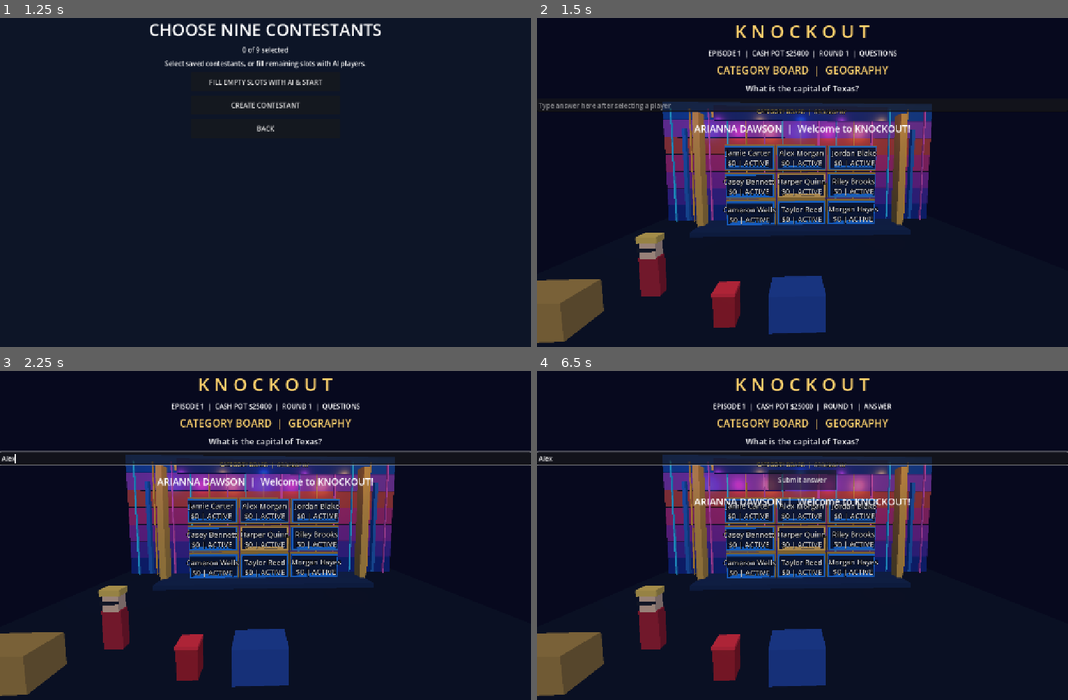
Above: before the commit, frames 1-4 (two rows, left to right).
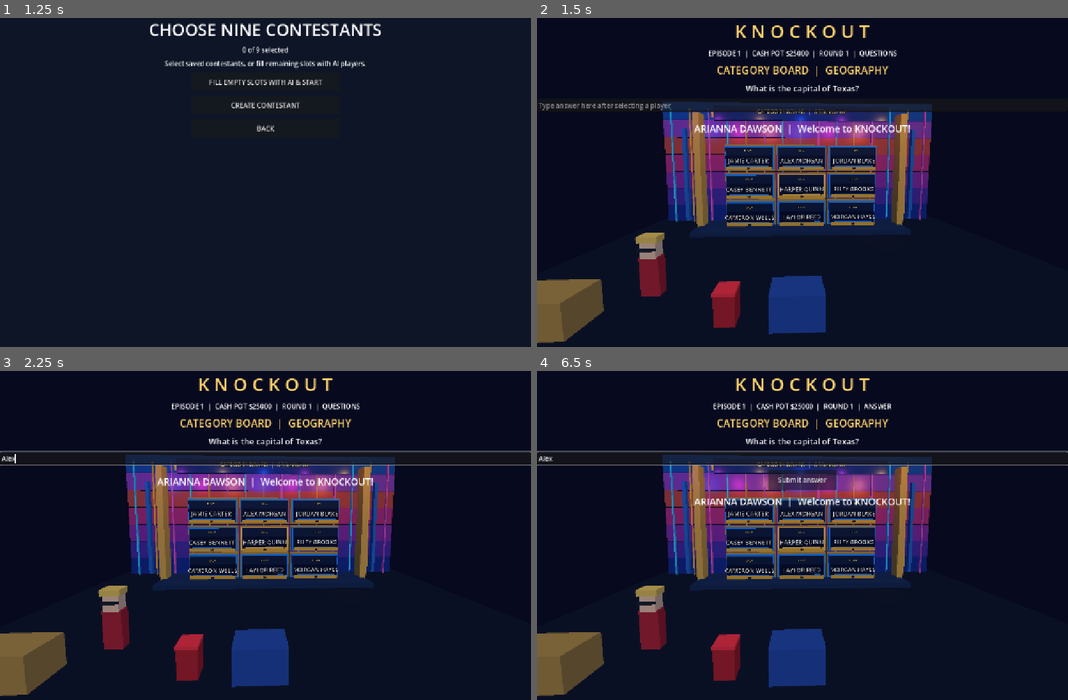
Above: after the commit, the same moments.

Repository: Becksploder2/Knockout
Game: Godot game, scene res://scenes/launcher.tscn
Same seed, same stepped clock (60 frames per second), same inputs: the game is played once before the commit and once after it.
Inputs (mouse positions are in pixels of both pictures, inside the frame that each line leads up to):
- Up to frame 1 (1.25 s): click "PLAY KNOCKOUT" at 0.5 s
- Up to frame 2 (1.5 s): click "FILL EMPTY SLOTS WITH AI & ST…" at 1.25 s
- Up to frame 3 (2.25 s): click (265, 459) at 2.02 s; type "Alex" at 2.1 s
- Up to frame 4 (6.5 s): tap Enter at 2.75, 4.25, 5.75 s; tap Space at 3.5, 5 s

Frame 1 is identical in both runs. In frame 2, 2.7% of the frame differs, in the area x 35-65%, y 40-64%; in frame 3, 2.7%; in frame 4, 2.6%.

Commit message:
Replace tiny 3D square text with Chase-inspired illuminated contestant nameplates and separate cash/status strips

Diff:
--- a/Main.gd
+++ b/Main.gd
@@ -114,6 +114,8 @@
 var studio_spotlight: OmniLight3D
 var studio_spotlight_b: OmniLight3D
 var square_labels: Array = []
+var square_bank_labels: Array = []
+var square_status_labels: Array = []
 const CUES := ["Main Menu", "Host Entrance", "Opening Round", "Terminator", "Final Knockout", "Sudden Death", "Jackpot Win", "Elimination"]
 
 
@@ -387,8 +389,12 @@
 		for i in range(9):
 			var nameplate: Label3D = square_labels[i]
 			var contestant: Dictionary = players[i]
-			nameplate.text = "%s\n$%d | %s" % [str(contestant["name"]), int(contestant["bank"]), "ELIMINATED" if not contestant["alive"] else "FROZEN" if freeze_target == i and phase == "questions" else "LOCKED" if contestant["locked"] else "ACTIVE"]
+			nameplate.text = str(contestant["name"]).to_upper()
 			nameplate.modulate = Color("#ffdf76") if spotlight_index == i or spotlight_index_b == i else Color.WHITE
+			if square_bank_labels.size() == 9:
+				square_bank_labels[i].text = "$%s" % str(contestant["bank"])
+			if square_status_labels.size() == 9:
+				square_status_labels[i].text = "OUT" if not contestant["alive"] else "FROZEN" if freeze_target == i and phase == "questions" else "LOCKED" if contestant["locked"] else "IN PLAY"
 	for n in actions.get_children():
 		actions.remove_child(n)
 		n.queue_free()
@@ -898,15 +904,31 @@
 			_studio_box(Vector3(x, y, -8), Vector3(4.65, 2.3, 0.5), accent)
 			_studio_box(Vector3(x, y, -7.69), Vector3(4.42, 2.0, 0.12), Color("#101f3d"))
 			_studio_box(Vector3(x, y - 0.84, -7.5), Vector3(3.7, 0.2, 0.45), accent)
+			# Chase-style illuminated lower-third: bold name over a separate cash strip.
+			_studio_box(Vector3(x, y - 0.35, -7.36), Vector3(4.25, 1.15, 0.16), Color("#07122e"))
+			_studio_box(Vector3(x, y - 0.99, -7.32), Vector3(4.25, 0.32, 0.18), Color("#e6ad36"))
 			var nameplate := Label3D.new()
-			nameplate.position = Vector3(x, y, -7.18)
-			nameplate.pixel_size = 0.012
-			nameplate.font_size = 58
-			nameplate.outline_size = 12
+			nameplate.position = Vector3(x, y - 0.27, -7.18)
+			nameplate.pixel_size = 0.008
+			nameplate.font_size = 70
+			nameplate.outline_size = 8
 			nameplate.modulate = Color.WHITE
-			nameplate.billboard = BaseMaterial3D.BILLBOARD_ENABLED
 			studio_root.add_child(nameplate)
 			square_labels.append(nameplate)
+			var cashplate := Label3D.new()
+			cashplate.position = Vector3(x, y - 0.98, -7.16)
+			cashplate.pixel_size = 0.005
+			cashplate.font_size = 46
+			cashplate.modulate = Color("#08142d")
+			studio_root.add_child(cashplate)
+			square_bank_labels.append(cashplate)
+			var statusplate := Label3D.new()
+			statusplate.position = Vector3(x, y + 0.67, -7.16)
+			statusplate.pixel_size = 0.0045
+			statusplate.font_size = 40
+			statusplate.modulate = Color("#ffdb7c")
+			studio_root.add_child(statusplate)
+			square_status_labels.append(statusplate)
 	# Physical category display mounted above the contestant bays.
 	stage_category_board = Label3D.new()
 	stage_category_board.position = Vector3(0, 11.2, -7.0)
